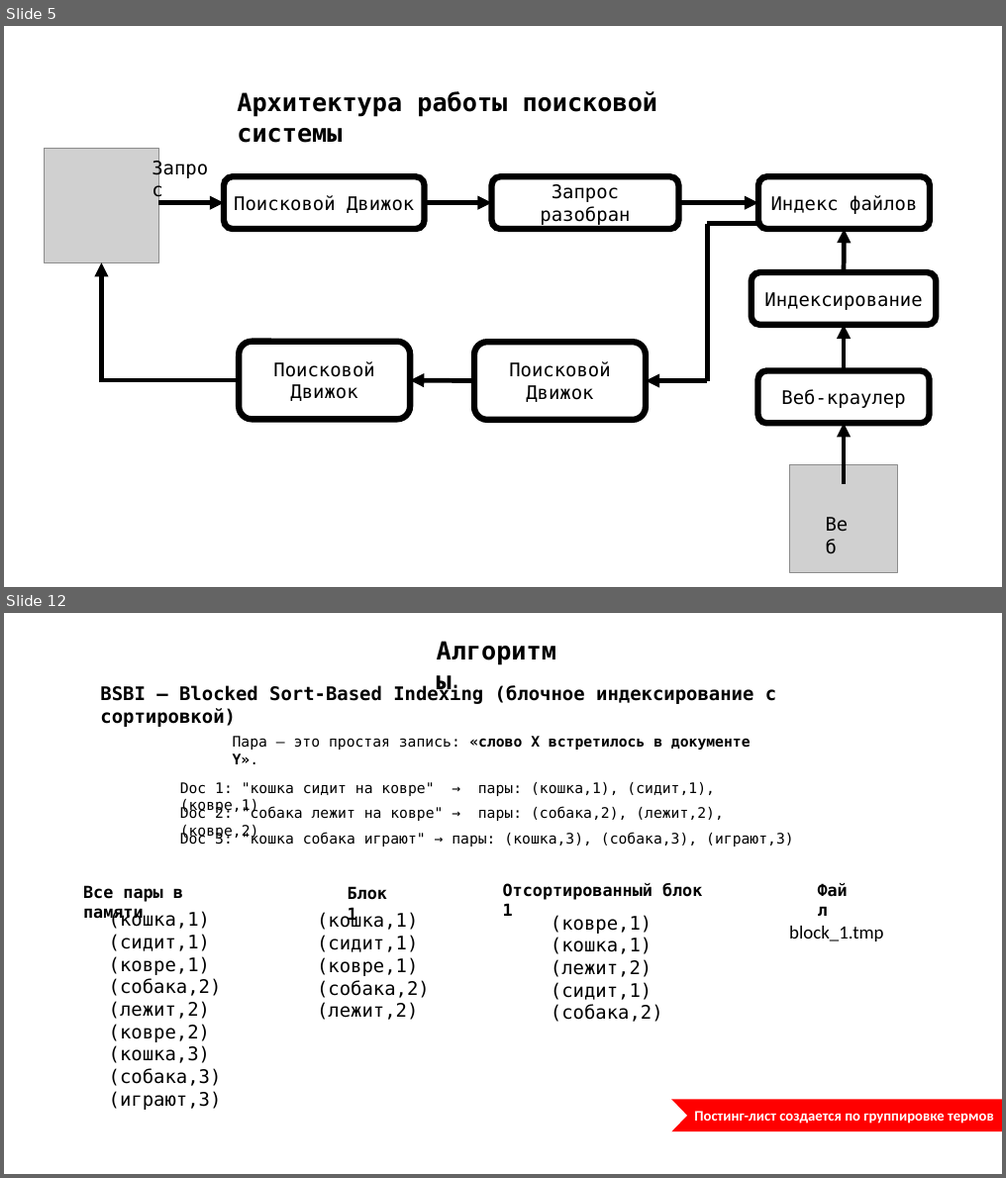
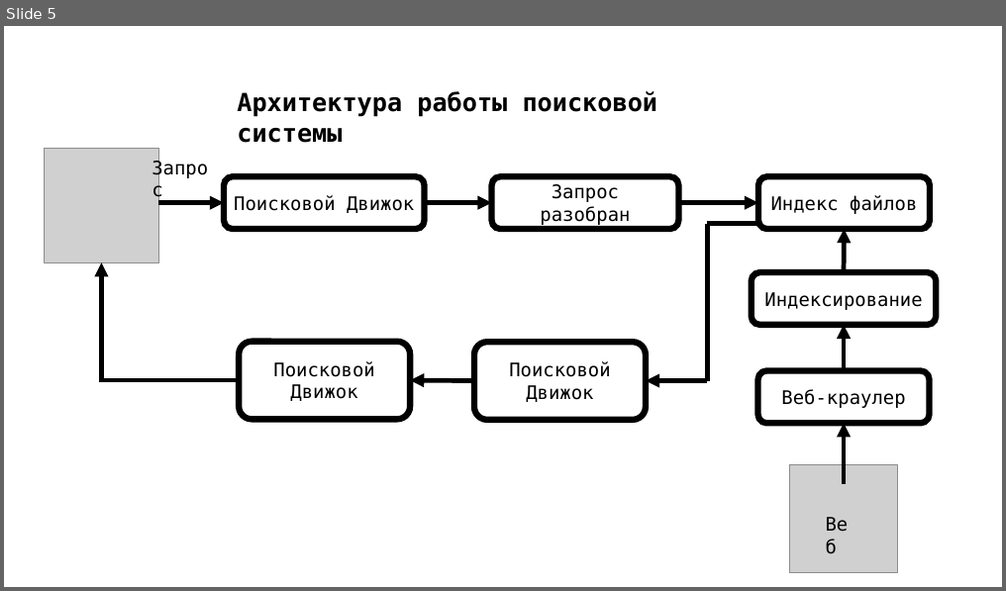
Before and after one commit to 0xK3rn0de/kursach_search, a slide deck: преза.pptx. Shown one above the other, each under a label of ours: slides 5 and 12 before the commit, slide 5 after it; the slides between them are not shown. The pictures are 1006x1178 and 1006x591 pixels, drawn with LibreOffice and Linux fonts; fonts in the diff are those of the drawing; grey boxes stand for pictures. Boxes give left, top, right and bottom in pixels: in the first picture for what was removed or moved away, otherwise in the second. Text is boxed around its words. In the diff, an @@ line names an element or a change of style, - is before the commit and + after.

```diff
--- a/преза.pptx
+++ b/преза.pptx
@@ slide 12 removed at box(4, 613, 1002, 1174), background #FFFFFF @@
@@ text removed at box(430, 632, 577, 669) @@
-Алгоритмы
@@ text removed at box(100, 685, 776, 727) @@
-BSBI — Blocked Sort-Based Indexing (блочное индексирование с сортировкой)
@@ text removed at box(233, 736, 750, 764) @@
-Пара — это простая запись: «слово X встретилось в документе Y».
@@ text removed at box(180, 782, 715, 814) @@
-Doc 1: "кошка сидит на ковре" → пары: (кошка,1), (сидит,1), (ковре,1)
@@ text removed at box(180, 806, 724, 840) @@
-Doc 2: "собака лежит на ковре" → пары: (собака,2), (лежит,2), (ковре,2)
@@ text removed at box(180, 831, 794, 847) @@
-Doc 3: "кошка собака играют" → пары: (кошка,3), (собака,3), (играют,3)
@@ text removed at box(810, 876, 865, 904) @@
-Файл
@@ text removed at box(83, 885, 183, 923) @@
-Все пары в памяти
@@ text removed at box(348, 886, 387, 925) @@
-Блок 1
@@ text removed at box(503, 883, 702, 916) @@
-Отсортированный блок 1
@@ text removed at box(109, 911, 222, 1110) @@
-(кошка,1)
-(сидит,1)
-(ковре,1)
-(собака,2)
-(лежит,2)
-(ковре,2)
-(кошка,3)
-(собака,3)
-(играют,3)
@@ text removed at box(317, 912, 430, 1020) @@
-(кошка,1)
-(сидит,1)
-(ковре,1)
-(собака,2)
-(лежит,2)
@@ text removed at box(550, 915, 663, 1022) @@
-(ковре,1)
-(кошка,1)
-(лежит,2)
-(сидит,1)
-(собака,2)
@@ text removed at box(789, 926, 883, 942) @@
-block_1.tmp
@@ rectangle removed at box(672, 1100, 1002, 1132) @@
@@ triangle removed at box(672, 1100, 687, 1132) @@
@@ text removed at box(694, 1111, 994, 1124) @@
-Постинг-лист создается по группировке термов
```
Also in this commit, not shown: 2 slides changed, 7 slides added, 10 other slides removed, 15 other files.
